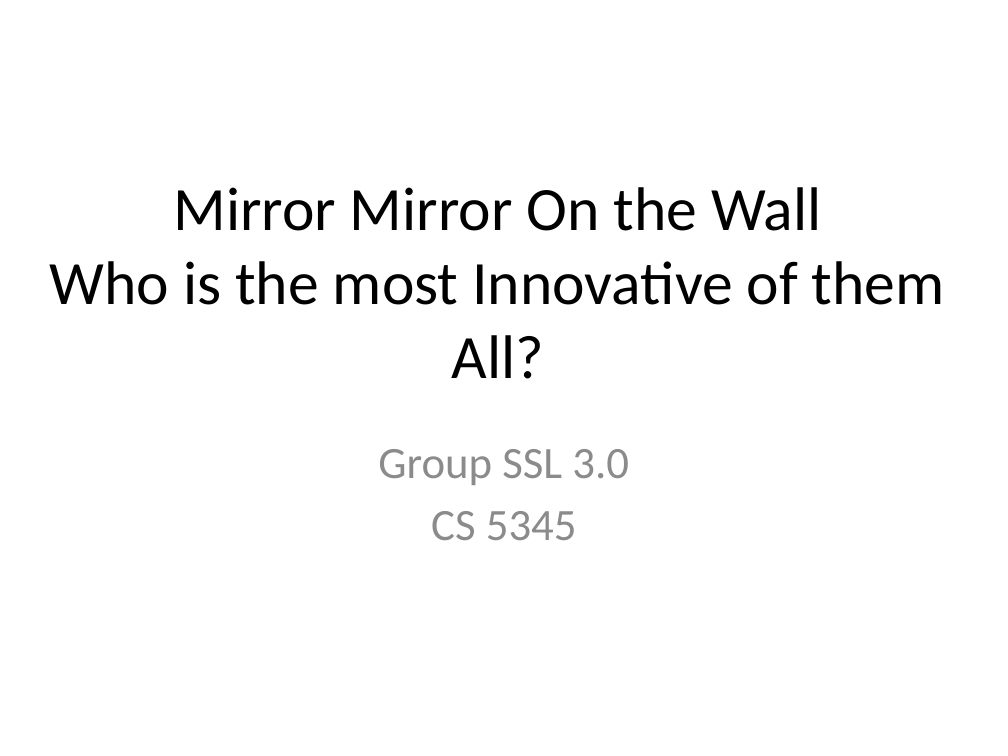
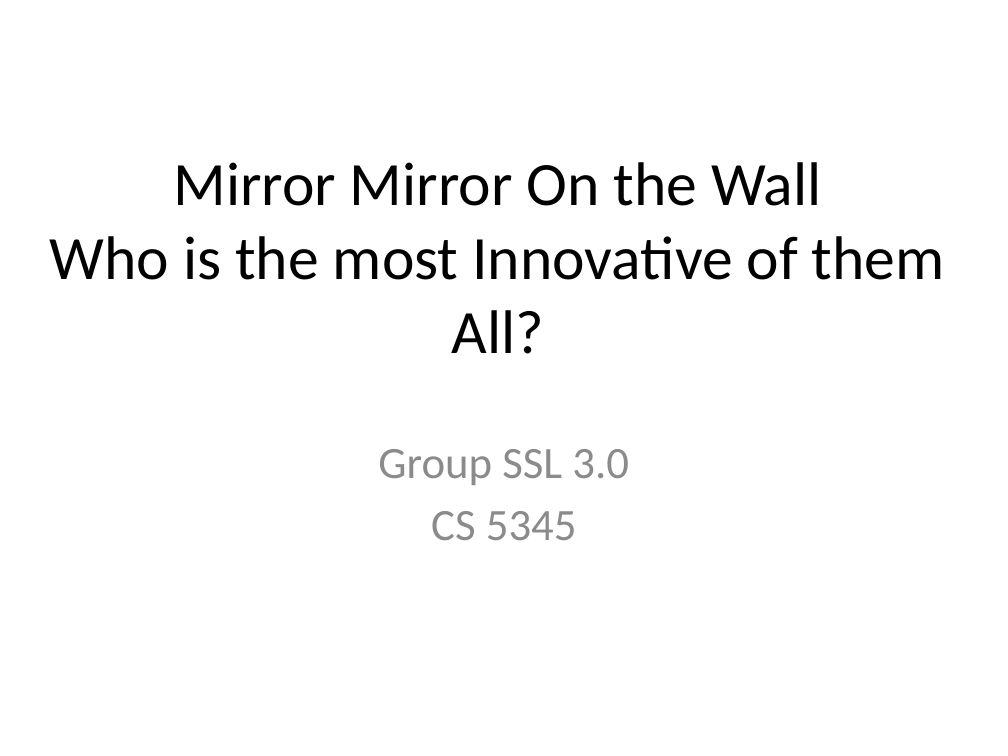
Before and after one commit to loiluu/cs5345.a3, a slide deck: slide 1 of SSL_3.0.pptx. Drawn at 1008x756 pixels with LibreOffice and Linux fonts; fonts in the diff are those of the drawing. Boxes give left, top, right and bottom in pixels: in the first picture for what was removed or moved away, otherwise in the second. Text is boxed around its words. In the diff, an @@ line names an element or a change of style, - is before the commit and + after.

Commit message:
presentation

```diff
--- a/SSL_3.0.pptx
+++ b/SSL_3.0.pptx
@@ title "Mirror Mirror On the Wall ...": place and size @@
-title "Mirror Mirror On the Wall ..." at <box>50,187,945,379</box>
+title "Mirror Mirror On the Wall ..." at <box>50,162,945,354</box>
```
Also in this commit, not shown: 5 slides added.
